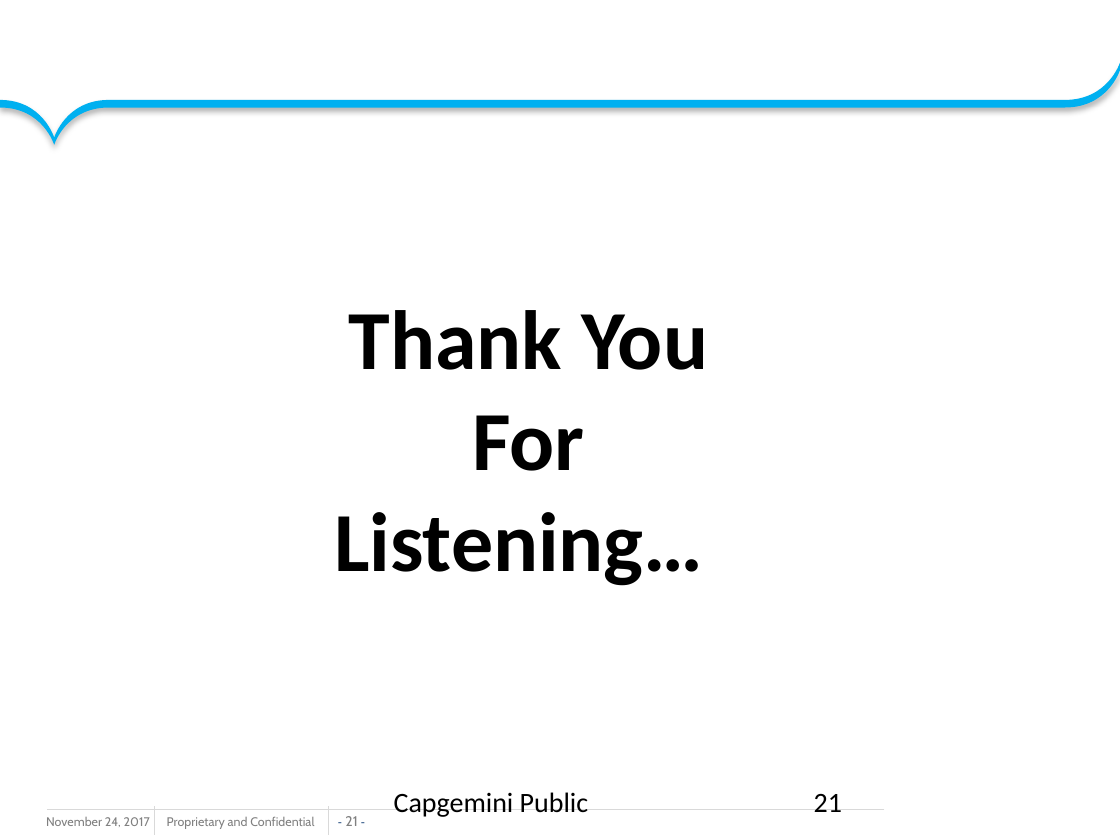
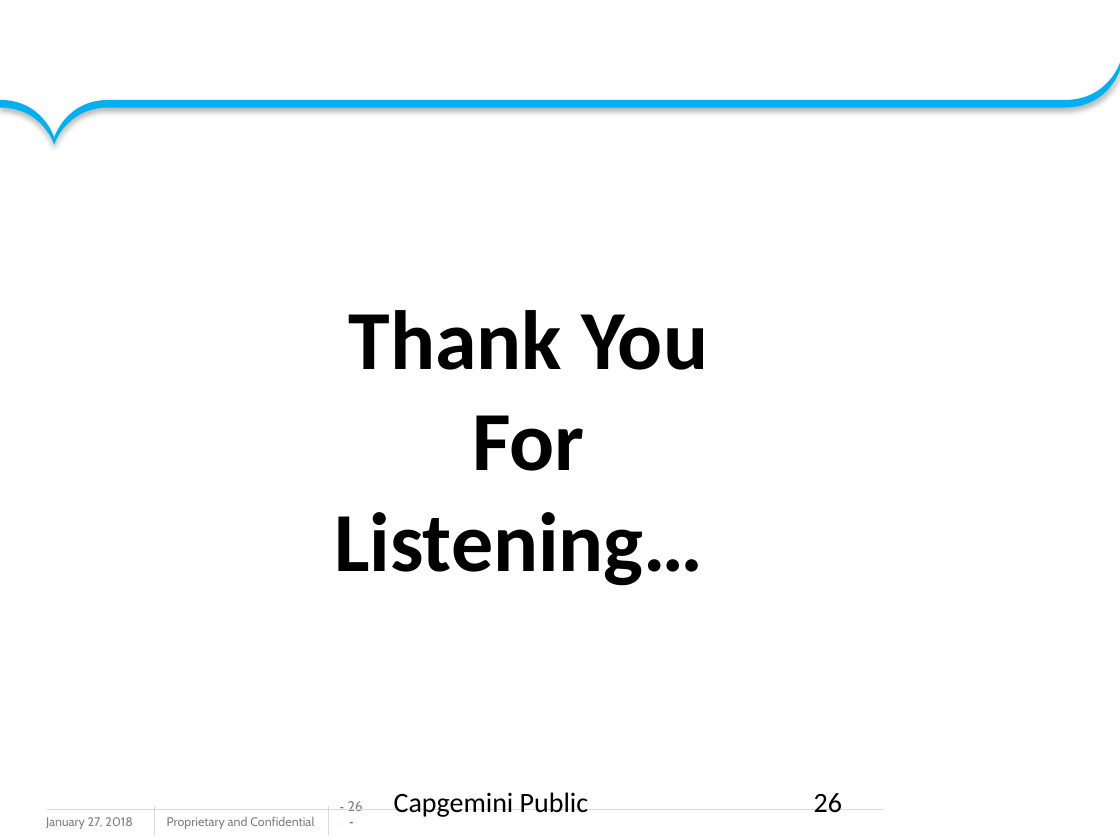
Before and after one commit to amolhadkar71/sssssssss, a slide deck: slide 26 of GroupB_HBMS_ppt.pptx (slide 21 before the commit). Drawn at 1120x840 pixels with LibreOffice and Linux fonts; fonts in the diff are those of the drawing; background and template pictures are left out. Boxes give left, top, right and bottom in pixels: in the first picture for what was removed or moved away, otherwise in the second. Text is boxed around its words. In the diff, an @@ line names an element or a change of style, - is before the commit and + after.

```diff
--- a/GroupB_HBMS_ppt.pptx
+++ b/GroupB_HBMS_ppt.pptx
@@ page number at <box>348,801,363,811</box>: text changed @@
-- 21 -
+- 26 -
@@ page number at <box>814,793,842,813</box>: text changed @@
-21
+26
@@ text at <box>46,817,132,829</box>: text changed @@
-November 24, 2017
+January 27, 2018
```
Also in this commit, not shown: 12 other slides changed, 13 slides added, 9 slides removed.
